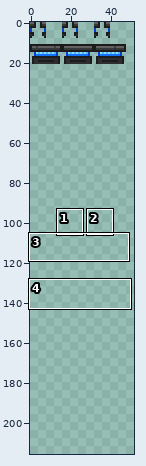
Sprite sheet, stored at tiles/materials/tilesandgreebles/fulabhoverpanel.png. The picture above shows the old version from afar; the outline marks the close-up.
Close-up. Before the edit:
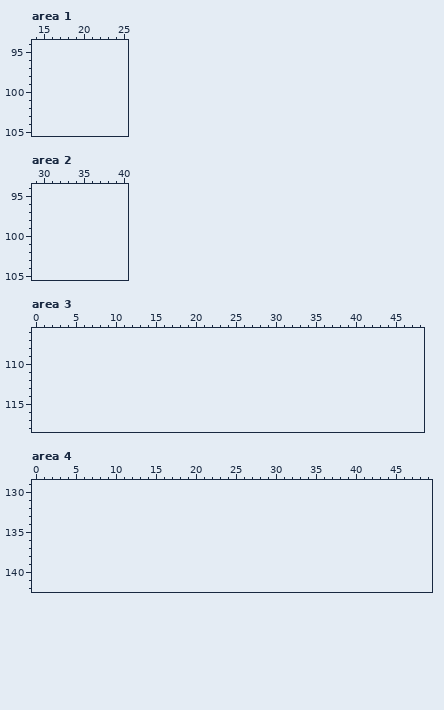
The file is 80x24 pixels. Colours within 5 levels of each other are drawn and written as one. Shown: area 1: x 14..25, y 94..105; area 2: x 29..40, y 94..105; area 3: x 0..48, y 106..118; area 4: x 0..49, y 129..142. The old version is drawn lined up with the new one, on the new canvas. The wide view leaves out empty margins. The commit also changed other parts of the picture, which this record leaves out.
Once edited:
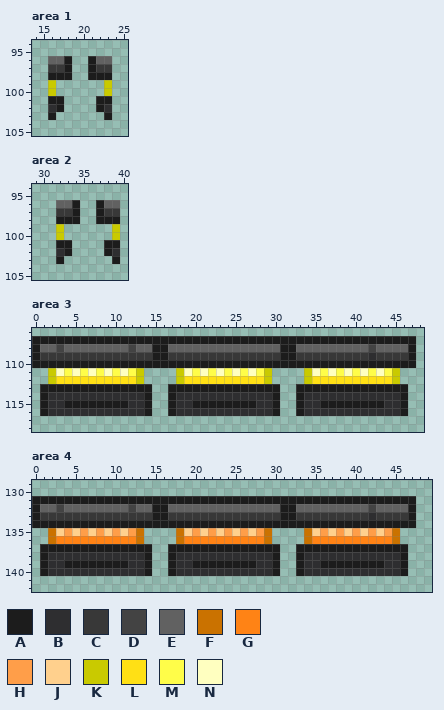
Palette (. is transparent): A #1c1c1c  B #2e2e30  C #383838  D #434343  E #616161  F #ca7200  G #ff8315  H #ff9e49  J #ffd08d  K #c9ca00  L #ffe015  M #fffd49  N #ffffc0
The exact change:
canvas 80x24 -> 80x216
--- area 1
@@ x 14..25 @@
  95 ............
- 96 ............
- 97 ............
- 98 ............
- 99 ............
-100 ............
-101 ............
-102 ............
-103 ............
+ 96 ..EEA..AEE..
+ 97 ..CCA..ACC..
+ 98 ..AAA..AAA..
+ 99 ..K......K..
+100 ..K......K..
+101 ..AA....AA..
+102 ..BA....AB..
+103 ..A......A..
 104 ............
--- area 2
@@ x 29..40 @@
  95 ............
- 96 ............
- 97 ............
- 98 ............
- 99 ............
-100 ............
-101 ............
-102 ............
-103 ............
+ 96 ...EEA..AEE.
+ 97 ...CCA..ACC.
+ 98 ...AAA..AAA.
+ 99 ...K......K.
+100 ...K......K.
+101 ...AA....AA.
+102 ...BA....AB.
+103 ...A......A.
 104 ............
--- area 3
@@ x 0..48 @@
 106 .................................................
-107 .................................................
-108 .................................................
-109 .................................................
-110 .................................................
-111 .................................................
-112 .................................................
-113 .................................................
-114 .................................................
-115 .................................................
-116 .................................................
+107 AAAAAAAAAAAAAAAAAAAAAAAAAAAAAAAAAAAAAAAAAAAAAAAA.
+108 AEEDEEEEEEEEDEEAAEEEEEEEEEEEEEEAAEEEEEEEEEDEEEEA.
+109 ACCCCCCCCCCCCCCAACCCCCCCCCCCCCCAACCCCCCCCCBCCCCA.
+110 AAAAAAAAAAAAAAAAAAAAAAAAAAAAAAAAAAAAAAAAAAAAAAAA.
+111 ..KNMNMNMNMNMK....KNMNMNMNMNMK....KNMNMNMNMNMK...
+112 ..KLLLLLLLLLLK....KLLLLLLLLLLK....KLLLLLLLLLLK...
+113 .AAAAAAAAAAAAAA..AAAAAAAAAAAAAA..AAAAAAAAAAAAAA..
+114 .ABBBBBBBBBBBBA..ABBBBBBBBBBBBA..ABBBBBBBBBBBBA..
+115 .ABBAAAAAAAABBA..ABBAAAAAAAABBA..ABBAAAAAAAABBA..
+116 .ABBBBBBBBBBBBA..ABBBBBBBBBBBBA..ABBBBBBBBBBBBA..
 117 .................................................
--- area 4
@@ x 0..49 @@
 130 ..................................................
-131 ..................................................
-132 ..................................................
-133 ..................................................
-134 ..................................................
-135 ..................................................
-136 ..................................................
-137 ..................................................
-138 ..................................................
-139 ..................................................
-140 ..................................................
+131 AAAAAAAAAAAAAAAAAAAAAAAAAAAAAAAAAAAAAAAAAAAAAAAA..
+132 AEEDEEEEEEEEDEEAAEEEEEEEEEEEEEEAAEEEEEEEEEDEEEEA..
+133 ACCCCCCCCCCCCCCAACCCCCCCCCCCCCCAACCCCCCCCCBCCCCA..
+134 AAAAAAAAAAAAAAAAAAAAAAAAAAAAAAAAAAAAAAAAAAAAAAAA..
+135 ..FJHJHJHJHJHF....FJHJHJHJHJHF....FJHJHJHJHJHF....
+136 ..FGGGGGGGGGGF....FGGGGGGGGGGF....FGGGGGGGGGGF....
+137 .AAAAAAAAAAAAAA..AAAAAAAAAAAAAA..AAAAAAAAAAAAAA...
+138 .ABBBBBBBBBBBBA..ABBBBBBBBBBBBA..ABBBBBBBBBBBBA...
+139 .ABBAAAAAAAABBA..ABBAAAAAAAABBA..ABBAAAAAAAABBA...
+140 .ABBBBBBBBBBBBA..ABBBBBBBBBBBBA..ABBBBBBBBBBBBA...
 141 ..................................................
